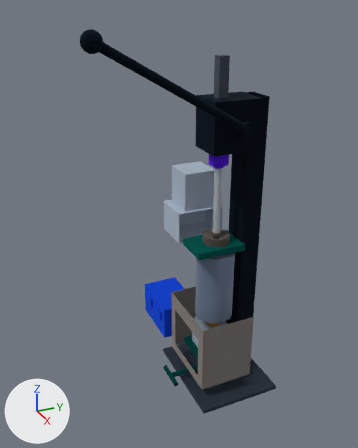
The glTF model media/model.glb, before and after one commit.
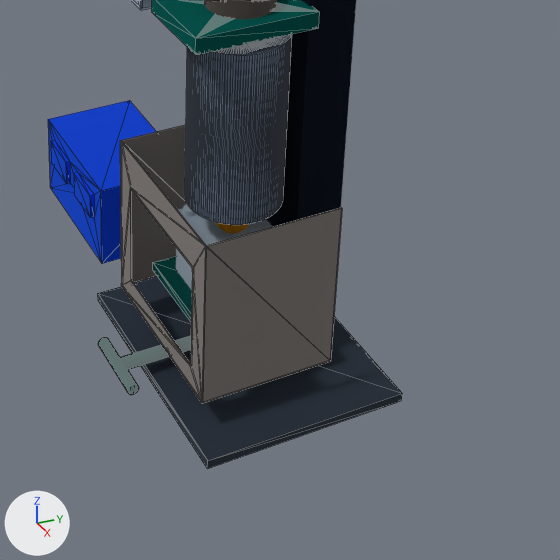
Each version appears first whole from a 50 mm lens placed at (1.162, -0.643, 1.149), pointed at (-0.102, -0.074, 0.517), and next in a close-up on the part from 35% to 93% of the width and 54% to 100% of the height. Lighting does not change. The marker at lower left points along +X, +Y and +Z. The older version's two pictures come first. The close-ups show mesh edges as thin lines. Where no turn or scale is listed for an object, it has been applied to the vertices.

Objects in the first close-up: 'Aluminum mold set', 'Barrel bracket and heat break', 'Base plate', 'Column, drive head and ratchet handle', 'Control box with PID and SSR', 'Heated barrel', 'Insulation jacket and guard', 'Mold clamp (screw lift table)', 'Nozzle zone shield' and 2 more.
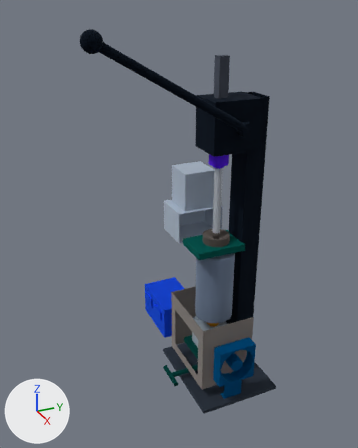
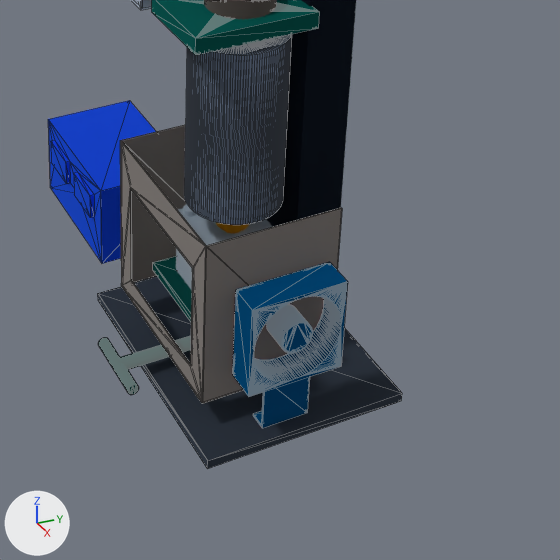
Edits to the bpy script that builds the scene:
```text
Add mat_mat_16:
    mat_mat_16 = principled_material('mat_16')
    mat_mat_16.base_color = (0.000911, 0.141, 0.356)  # blue #0369a1
    mat_mat_16.metallic = 1.0
    mat_mat_16.roughness = 1.0
Add me_mold_cooling_fan:
    me_mold_cooling_fan.from_pydata(...)  # 524 vertices, 1044 faces; spans x 0.12..0.159, y -0.06..0.06, z 0.012..0.205
    me_mold_cooling_fan.materials.append(mat_mat_16)  # blue #0369a1
Add ob_mold_cooling_fan:
    ob_mold_cooling_fan = bpy.data.objects.new('Mold cooling fan', me_mold_cooling_fan)
    ob_mold_cooling_fan.location = (0.0, 0.0, 0.0)
```

Where the change shows, as pixel boxes [x1, y1, x2, y2] in the close-ups (560 x 560 px):
'Mold cooling fan', added (blue)
    after: [233, 262, 348, 428]
